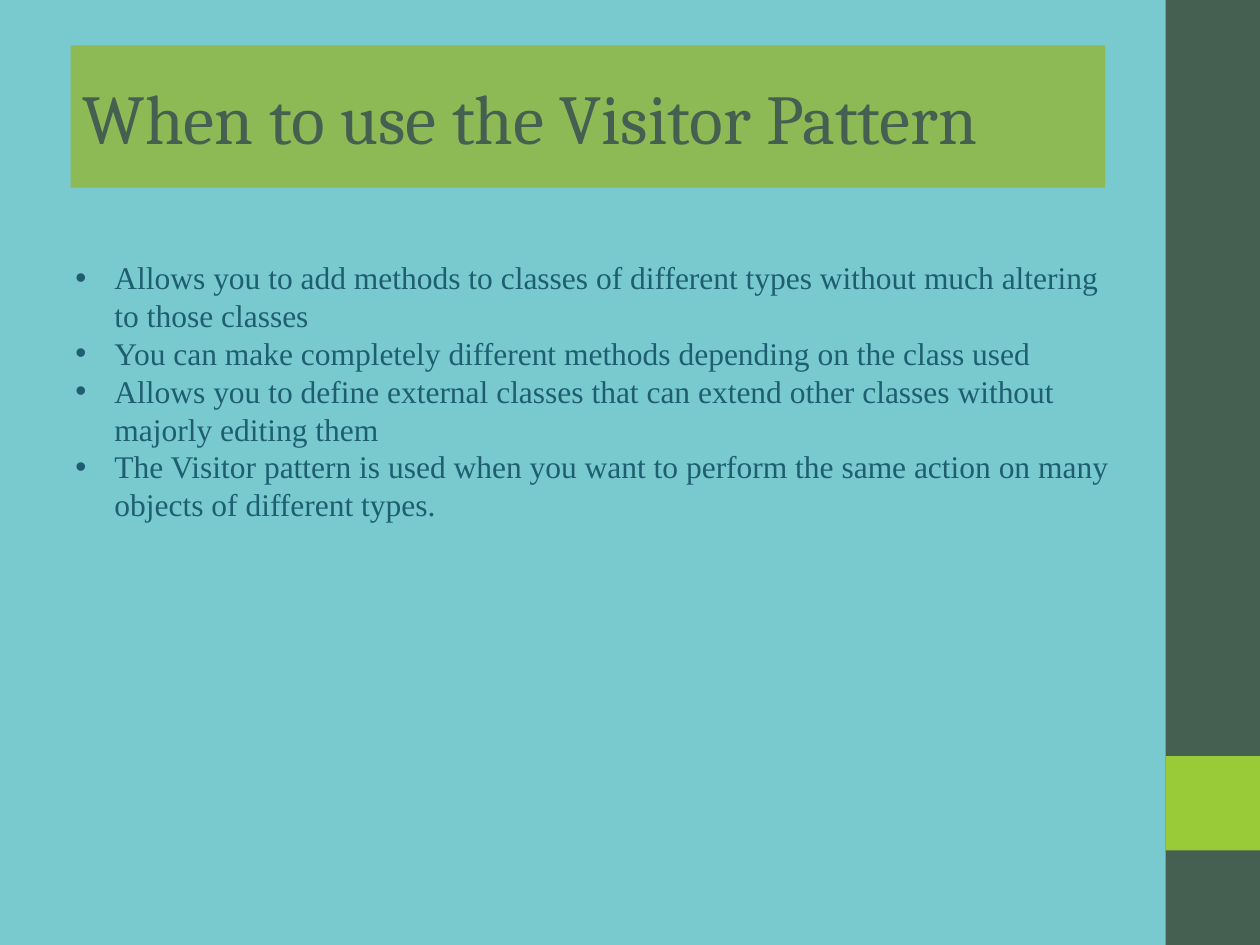
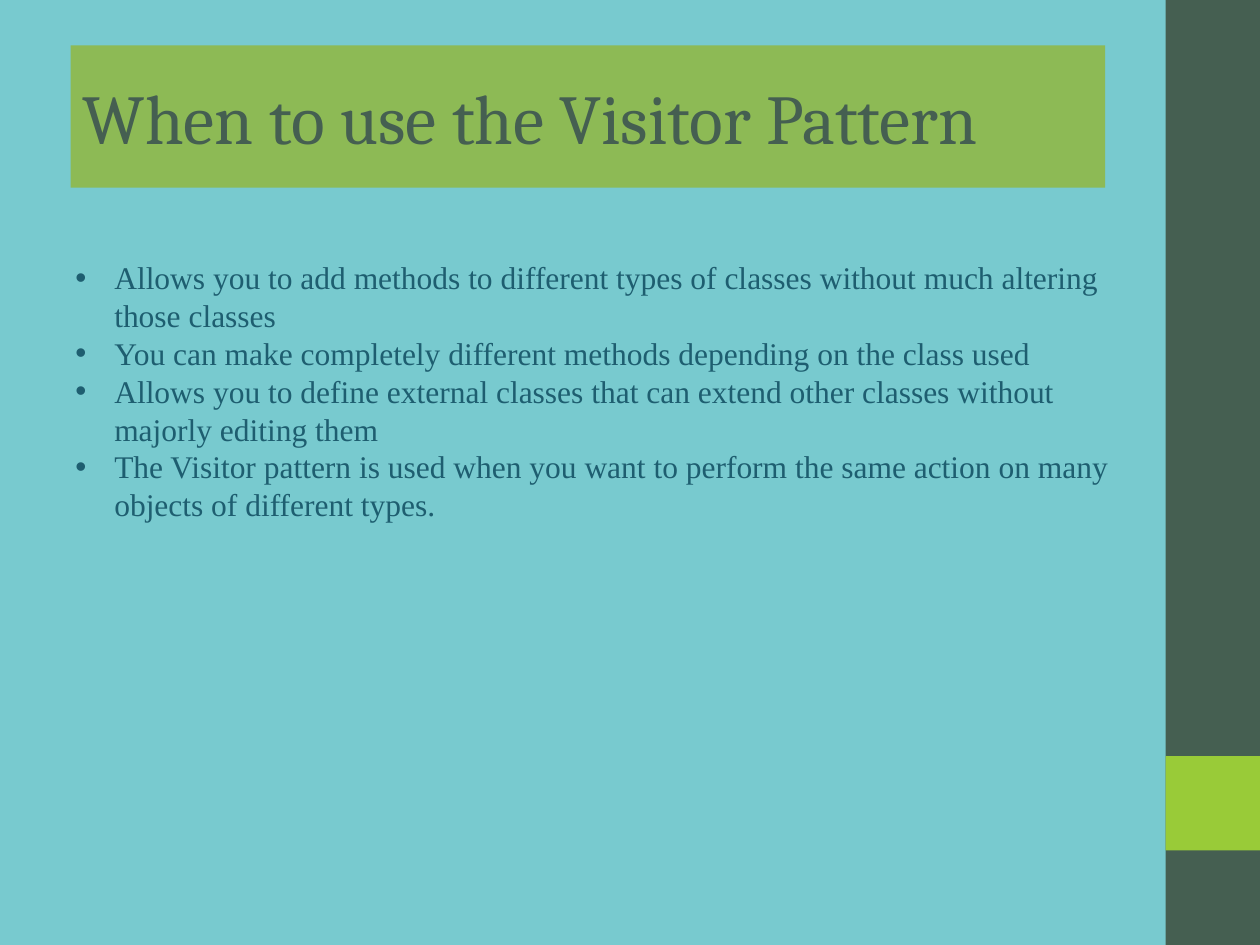
Before and after one commit to rzuniga64/java, a slide deck: slide 1 of design_patterns/src/behavorial/visitor/docs/visitor.ppt. Drawn at 1260x945 pixels with LibreOffice and Linux fonts; fonts in the diff are those of the drawing. Boxes give left, top, right and bottom in pixels: in the first picture for what was removed or moved away, otherwise in the second. Text is boxed around its words. In the diff, an @@ line names an element or a change of style, - is before the commit and + after.

Commit message:
Update.

```diff
--- a/design_patterns/src/behavorial/visitor/docs/visitor.ppt
+++ b/design_patterns/src/behavorial/visitor/docs/visitor.ppt
@@ text at (x1=114, y1=267, x2=1098, y2=327): text changed @@
-• Allows you to add methods to classes of different types without much altering to those classes
+• Allows you to add methods to different types of classes without much altering those classes
```
Also in this commit, not shown: 1 other slide changed.
